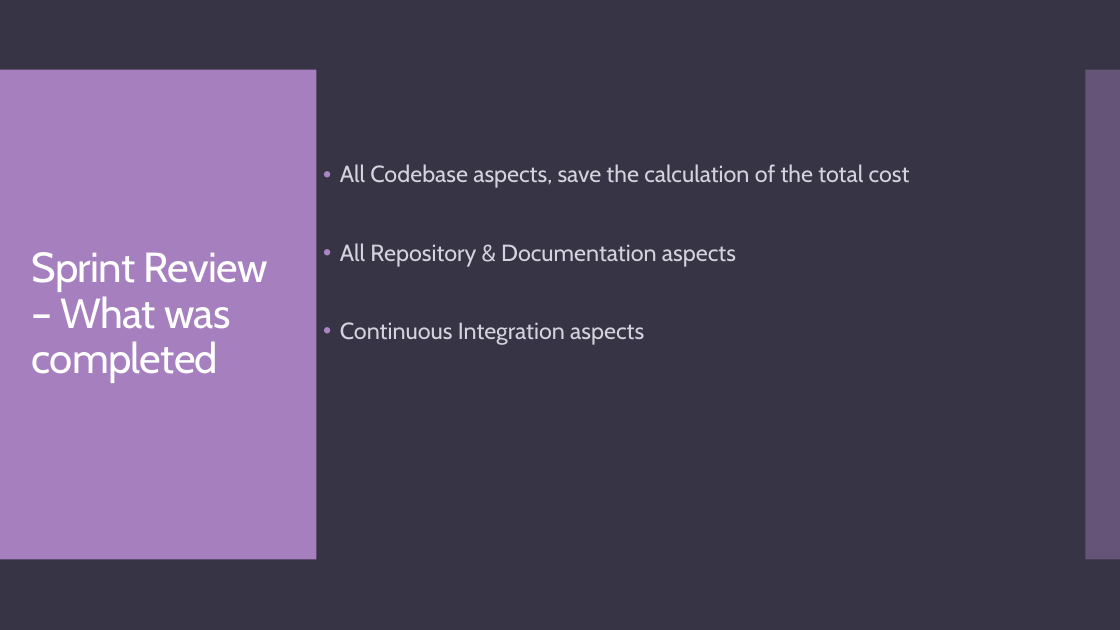
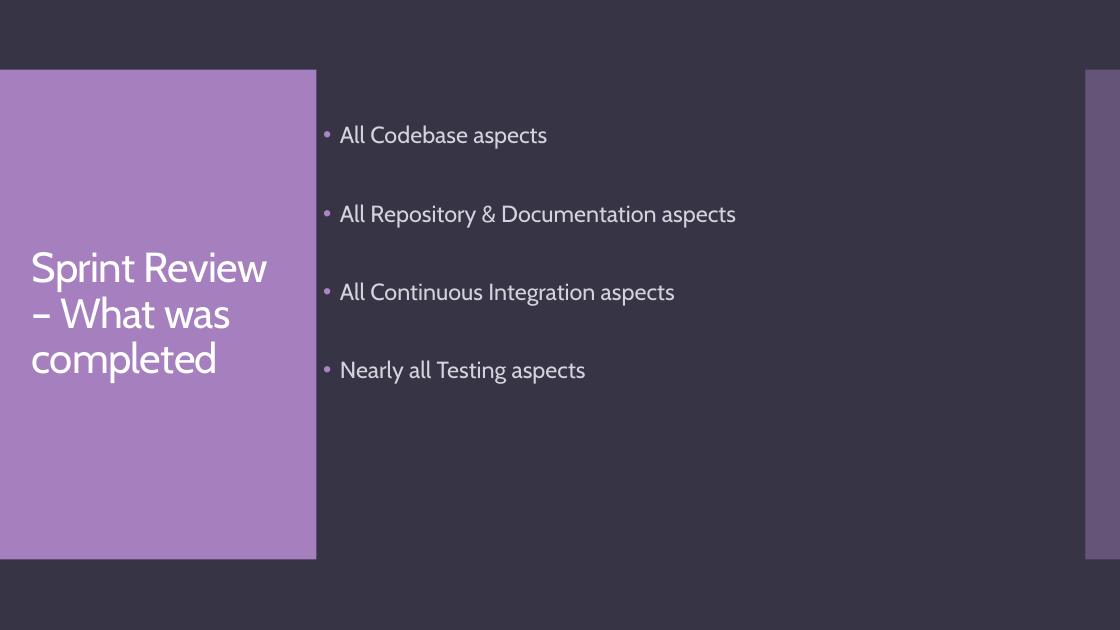
Before and after one commit to STGoodlandWork/QA-TDL-SG, a slide deck: slide 11 of Documentation/qa-tdl-presentation.pptx (slide 10 before the commit). Drawn at 1120x630 pixels with LibreOffice and Linux fonts; fonts in the diff are those of the drawing. Boxes give left, top, right and bottom in pixels: in the first picture for what was removed or moved away, otherwise in the second. Text is boxed around its words. In the diff, an @@ line names an element or a change of style, - is before the commit and + after.

```diff
--- a/Documentation/qa-tdl-presentation.pptx
+++ b/Documentation/qa-tdl-presentation.pptx
@@ text at (x1=340, y1=125, x2=547, y2=149): text changed @@
-• All Codebase aspects, save the calculation of the total cost
+• All Codebase aspects
@@ text at (x1=340, y1=282, x2=675, y2=384): text changed @@
-• Continuous Integration aspects
+• All Continuous Integration aspects
+• Nearly all Testing aspects
```
Also in this commit, not shown: 12 other slides changed, 1 slide added, 1 slide removed.
